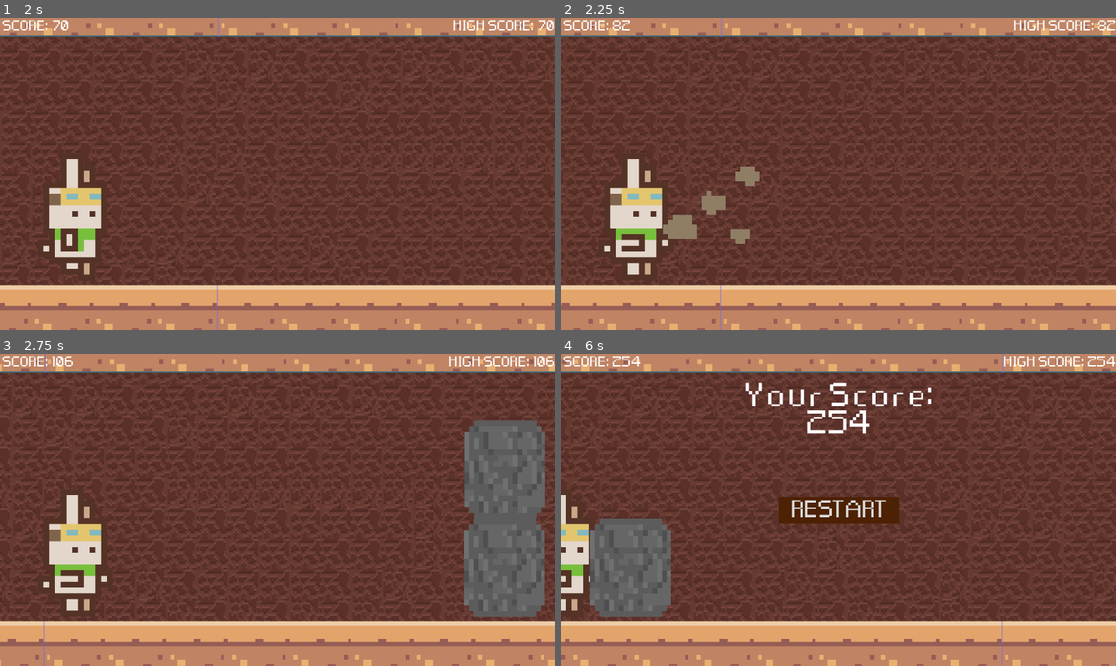
Above: before the commit, frames 1-4 (two rows, left to right).
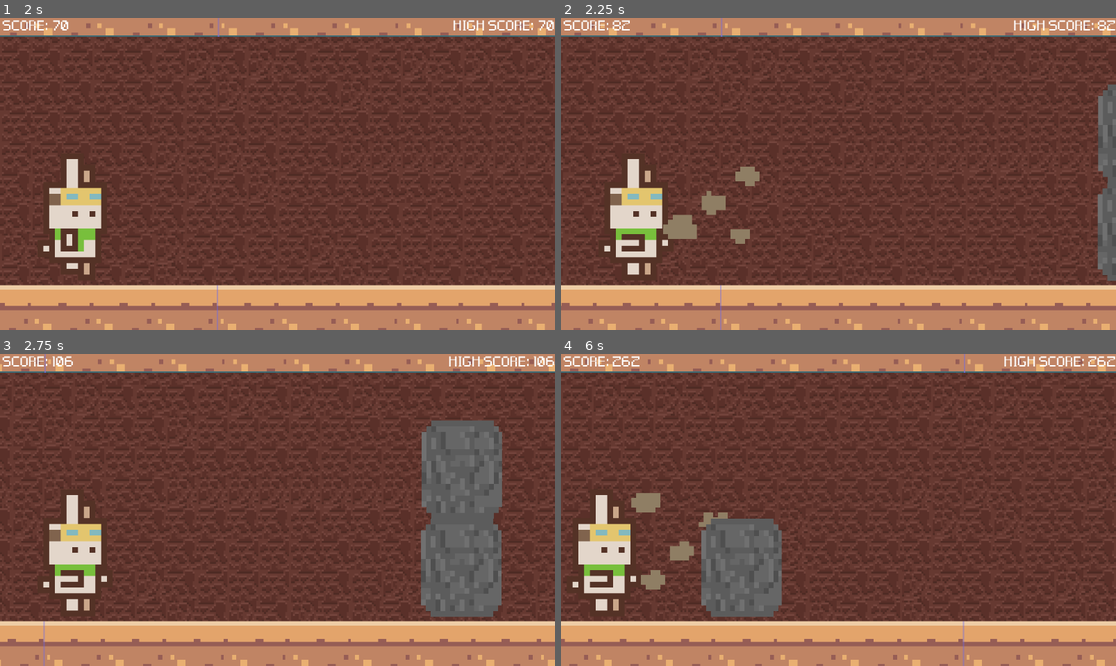
Above: after the commit, the same moments.

Repository: maryandrearv/the-elemental-path
Game: Godot game, scene res://scenes/main.tscn
Same seed, same stepped clock (60 frames per second), same inputs: the game is played once before the commit and once after it. This scene is started directly instead of the project's main scene.
Inputs:
- Up to frame 1 (2 s): tap Space at 0.5 s; tap E (earth) at 0.6, 1.35 s; tap Enter (ui_accept) at 0.77, 1.52 s
- Up to frame 2 (2.25 s): tap E (earth) at 2.1 s
- Up to frame 3 (2.75 s): no input
- Up to frame 4 (6 s): tap E (earth) every 0.75 s from 2.85 to 5.85 s; tap Enter (ui_accept) at 3.02, 3.77, 4.52 s

Frame 1 is identical in both runs. In frame 2, 1.9% of the frame differs, in the area x 96-100%, y 21-85%; in frame 3, 9.8%; in frame 4, 22%, in the area x 0-100%, y 0-100%.

Commit message:
Added the Vine sprites as an obstacle. Changed the node type from rigidbody to a static body so the obstacle stays in place. Need to implementa new attack or move to be able to get away or rid of obstacle

Diff:
--- a/runner/runner/main.gd
+++ b/runner/runner/main.gd
@@ -3,6 +3,7 @@
 
 # preload obstacle scenes
 var rock_scene = preload("res://scenes/rock.tscn")
+var vine_scene = preload("res://scenes/vine.tscn")
 #var obstacle_types := [rock_scene,rock_scene,rock_scene]
 #var obstacles : Array = []
 # Obstacle Variables
@@ -15,6 +16,7 @@
 const CAM_START_POS := Vector2(576, 324)
 var screen_size : Vector2
 var ground_height : int
+var ceiling_height : int
 var game_running : bool
 
 #obstacle detection vars
@@ -37,6 +39,7 @@
 func _ready() -> void:
 	screen_size = get_window().size
 	ground_height = $Ground.get_node("Sprite2D").texture.get_height()
+	ceiling_height = $ceiling.get_node("Sprite2D").texture.get_height()
 	$GameOver.get_node("Button").pressed.connect(new_game)
 	new_game()
 
@@ -129,22 +132,37 @@
 func generate_obs():
 	# Ensure to generate rocks at appropriate intervals
 	if last_obs == null or last_obs.position.x < score + randi_range(300, 500):
-		var obs = rock_scene.instantiate()
-		var obs_height = obs.get_node("Sprite2D").texture.get_height()
-		var obs_scale = obs.get_node("Sprite2D").scale
+		var obstacle_type = randi_range(0, 1)
+
+		var obs
+		var obs_x : int = $Camera2D.position.x + screen_size.x + randi_range(200, 400)
+
+		if obstacle_type == 0: #Rock
+			obs = rock_scene.instantiate()
+			var obs_height = obs.get_node("Sprite2D").texture.get_height()
+			var obs_scale = obs.get_node("Sprite2D").scale
+			var obs_y : int = screen_size.y - ground_height - obs_height
+
+			#Set up rock obstacle
+			add_obs(obs, obs_x, obs_y)
+
+			#Add top rock to array if it has one
+			var top_rock = obs.get_node("TopRock")  # Assuming your top rock is named "TopRock"
+			if top_rock:
+				top_rocks.append(top_rock)
+
+		elif obstacle_type == 1:
+			obs = vine_scene.instantiate()
+			var obs_height = obs.get_node("Sprite2D").texture.get_height()
+			var obs_y : int = ceiling_height #position near ceiling
+
+			add_obs(obs, obs_x, obs_y)
 
 		# Set the position of the rock
-		var obs_x : int = $Camera2D.position.x + screen_size.x + randi_range(200, 400)
-		var obs_y : int = screen_size.y - ground_height - obs_height
-
-		add_obs(obs, obs_x, obs_y)
-
-		#top rock into array
-		var top_rock = obs.get_node("TopRock")  # Assuming your top rock is named "TopRock"
-		top_rocks.append(top_rock)
 
 		# Update last_obs to track the last generated rock
 		last_obs = obs
+
 
 func add_obs(obs, x, y):
 		obs.position = Vector2(x, y)
--- a/runner/runner/scenes/vine.tscn
+++ b/runner/runner/scenes/vine.tscn
@@ -2,13 +2,15 @@
 
 [ext_resource type="Texture2D" uid="uid://brkjgflxxbyo4" path="res://sprites/vine proto 2.png" id="1_akvmh"]
 
-[node name="Vine" type="Area2D"]
+[node name="Vine" type="StaticBody2D"]
 
 [node name="Sprite2D" type="Sprite2D" parent="."]
 texture_filter = 1
-scale = Vector2(4, 4)
+position = Vector2(-6.08, 197.322)
+scale = Vector2(12.37, 12.37)
 texture = ExtResource("1_akvmh")
 
 [node name="CollisionPolygon2D" type="CollisionPolygon2D" parent="."]
-scale = Vector2(4, 4)
+position = Vector2(-6.08, 197.322)
+scale = Vector2(12.37, 12.37)
 polygon = PackedVector2Array(5, -16, -6, -16, -4.5, -12.5, -5, -6.25, -2, 0.75, -5.25, 2, -2.5, 7.25, -0.75, 12, 1.25, 13.75, 2.5, 13.75, 2.75, 6.25, 4.75, 3.5)
